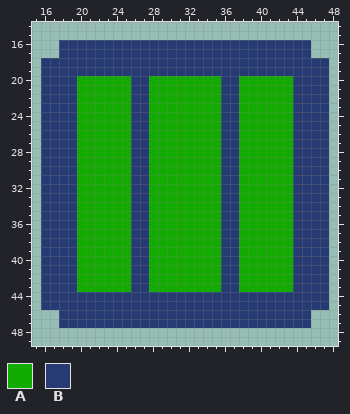
Pixel-art sprite: logicGateGame/img/battery_full.png. This is how it looked before the edit.
The file is 64x64 pixels. Colours within 5 levels of each other are drawn and written as one. Shown: x 15..48, y 14..49.
Palette (. is transparent): A #12ab00  B #263a74
Pixels before, first column x 16:
16 ..BBBBBBBBBBBBBBBBBBBBBBBBBBBB..
17 ..BBBBBBBBBBBBBBBBBBBBBBBBBBBB..
18 BBBBBBBBBBBBBBBBBBBBBBBBBBBBBBBB
19 BBBBBBBBBBBBBBBBBBBBBBBBBBBBBBBB
20 BBBBAAAAAABBAAAAAAAABBAAAAAABBBB
21 BBBBAAAAAABBAAAAAAAABBAAAAAABBBB
22 BBBBAAAAAABBAAAAAAAABBAAAAAABBBB
23 BBBBAAAAAABBAAAAAAAABBAAAAAABBBB
24 BBBBAAAAAABBAAAAAAAABBAAAAAABBBB
25 BBBBAAAAAABBAAAAAAAABBAAAAAABBBB
26 BBBBAAAAAABBAAAAAAAABBAAAAAABBBB
27 BBBBAAAAAABBAAAAAAAABBAAAAAABBBB
28 BBBBAAAAAABBAAAAAAAABBAAAAAABBBB
29 BBBBAAAAAABBAAAAAAAABBAAAAAABBBB
30 BBBBAAAAAABBAAAAAAAABBAAAAAABBBB
31 BBBBAAAAAABBAAAAAAAABBAAAAAABBBB
32 BBBBAAAAAABBAAAAAAAABBAAAAAABBBB
33 BBBBAAAAAABBAAAAAAAABBAAAAAABBBB
34 BBBBAAAAAABBAAAAAAAABBAAAAAABBBB
35 BBBBAAAAAABBAAAAAAAABBAAAAAABBBB
36 BBBBAAAAAABBAAAAAAAABBAAAAAABBBB
37 BBBBAAAAAABBAAAAAAAABBAAAAAABBBB
38 BBBBAAAAAABBAAAAAAAABBAAAAAABBBB
39 BBBBAAAAAABBAAAAAAAABBAAAAAABBBB
40 BBBBAAAAAABBAAAAAAAABBAAAAAABBBB
41 BBBBAAAAAABBAAAAAAAABBAAAAAABBBB
42 BBBBAAAAAABBAAAAAAAABBAAAAAABBBB
43 BBBBAAAAAABBAAAAAAAABBAAAAAABBBB
44 BBBBBBBBBBBBBBBBBBBBBBBBBBBBBBBB
45 BBBBBBBBBBBBBBBBBBBBBBBBBBBBBBBB
46 ..BBBBBBBBBBBBBBBBBBBBBBBBBBBB..
47 ..BBBBBBBBBBBBBBBBBBBBBBBBBBBB..
After:
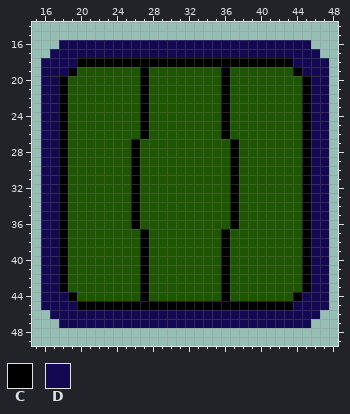
Colours new in this view: C #000000  D #150852
Change:
Colour A changes from #12ab00 to #1d5500.
Colour A replaces colour B in row 19 at x 20 to 26, 28 to 35 and 37 to 43; in rows 20 to 26 at x 19, 26, 37 and 44; in rows 27 to 36 at x 19, 27, 36 and 44; in rows 37 to 43 at x 19, 26, 37 and 44; in row 44 at x 20 to 26, 28 to 35 and 37 to 43.
Colour C replaces colour B in row 18 at x 20 to 43; in row 19 at x 19, 27, 36 and 44; in rows 20 to 26 at x 18, 27, 36 and 45; in rows 27 to 36 at x 18, 26, 37 and 45; in rows 37 to 43 at x 18, 27, 36 and 45; in row 44 at x 19, 27, 36 and 44.
Colour C replaces colour B in row 45 at x 20 to 43.
Colour D is added in row 17 at x 17 and 46; in row 46 at x 17 and 46.
Colour D replaces colour B in rows 16 to 17 at x 18 to 45; in row 18 at x 16 to 19 and 44 to 47; in row 19 at x 16 to 18 and 45 to 47; in rows 20 to 43 at x 16 to 17 and 46 to 47; in row 44 at x 16 to 18 and 45 to 47; in row 45 at x 16 to 19 and 44 to 47.
Colour D replaces colour B in rows 46 to 47 at x 18 to 45.
